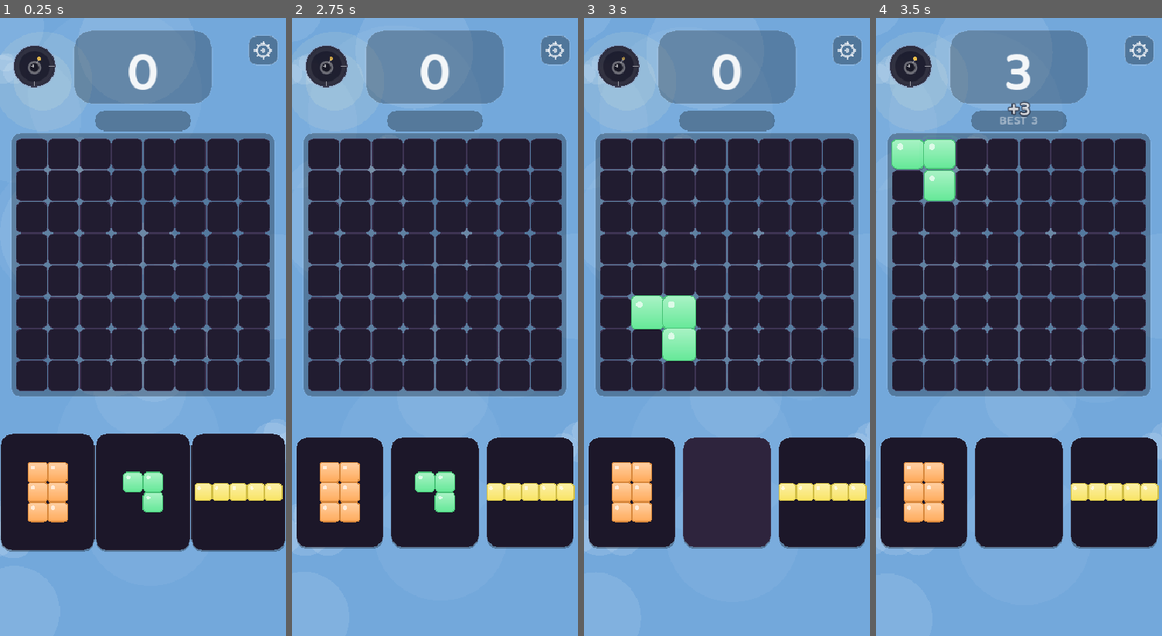
Above: before the commit, frames 1-4 (left to right).
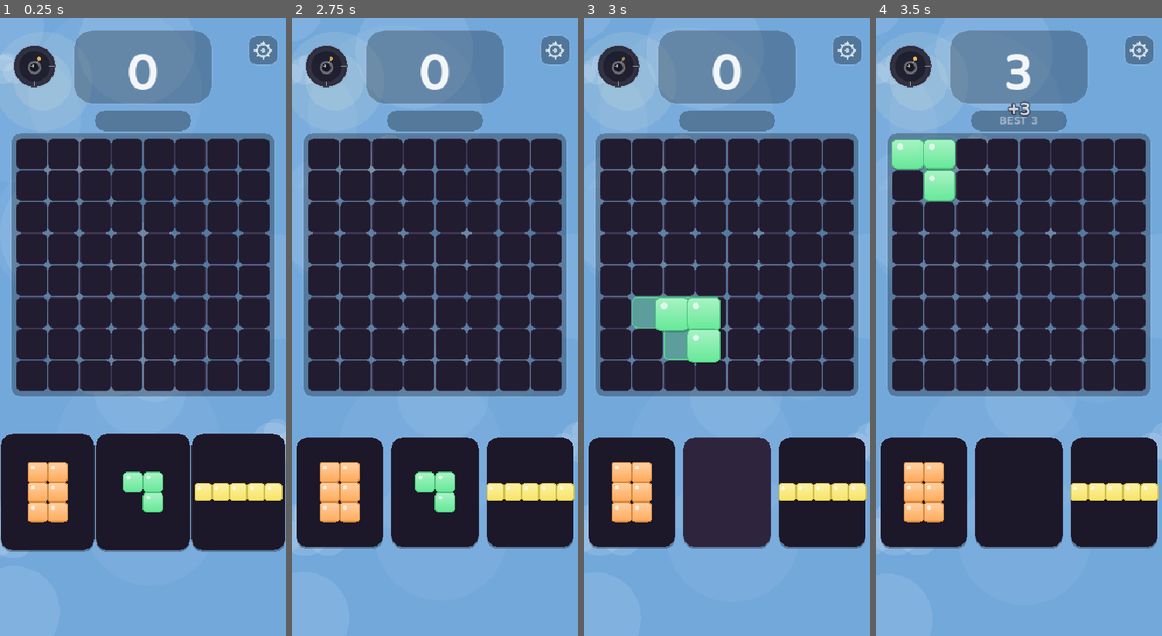
Above: after the commit, the same moments.

Repository: XSideZ/stax-game
Game: Godot game, scene res://scenes/Game.tscn
The game is run twice, just before and just after one commit, with the same random seed, the same clock (stepped at 60 frames per second) and the same inputs. This scene is started directly instead of the project's main scene.
Inputs (mouse positions are in pixels of both pictures, inside the frame that each line leads up to):
- Up to frame 1 (0.25 s): no input
- Up to frame 2 (2.75 s): move the mouse to (497, 296) at 0.52 s; click (497, 296) at 0.67 s; tap Enter at 1.25 s; drag from (377, 357) to (420, 450) at 1.27 s; tap Space at 2 s; move the mouse to (463, 191) at 2.02 s; click (463, 191) at 2.17 s
- Up to frame 3 (3 s): tap Enter at 2.75 s; drag from (712, 450) to (641, 234) at 2.77 s
- Up to frame 4 (3.5 s): no input

Frames 1-2 are identical in both runs. In frame 3, 2.0% of the frame differs, in the area x 16-49%, y 44-56%; in frame 4, nothing differs.

Commit message:
Score count-up, big-L corner piece, free-follow drag + snappy shadow, hover haptic
- Score now counts up to its target (label chases the real score) instead of snapping
- Added the big corner 'L' (5 cells, two 3-long arms), all 4 rotations
- Dragged piece follows the finger freely (no grid-snap); the board ghost stays the
  crisp snappy shadow showing exactly where it lands
- Light haptic tick each time the shadow moves onto a new valid placement spot

Co-Authored-By: Claude Fable 5 <noreply@anthropic.com>

Diff:
--- a/scripts/Game.gd
+++ b/scripts/Game.gd
@@ -43,6 +43,11 @@
 	[[1,0],[0,1]],
 	[[0,0],[1,1],[2,2]],
 	[[2,0],[1,1],[0,2]],
+	# Big corner "L" — two 3-long arms sharing a corner (5 cells), all 4 rotations
+	[[0,0],[0,1],[0,2],[1,2],[2,2]],
+	[[0,0],[1,0],[2,0],[0,1],[0,2]],
+	[[0,0],[1,0],[2,0],[2,1],[2,2]],
+	[[2,0],[2,1],[0,2],[1,2],[2,2]],
 ]
 
 const COLORS: Array = [
@@ -141,6 +146,13 @@
 var power_pulse : float = 0.0     # orb flash right after firing
 var fx_layer    : Node2D          # top layer for bomb/laser/gravity effects
 var effects     : Array = []      # active visual effects
+
+# Drag-hover haptic: buzz once each time we move onto a new valid placement
+var last_hover_snap  : Vector2i = Vector2i(-99, -99)
+var last_hover_valid : bool     = false
+
+# Score count-up: the label chases the real score so it flies up instead of jumping
+var disp_score : float = 0.0
 
 # Theme / background
 var theme_idx     : int    = 0
@@ -280,6 +292,13 @@
 	if power_pulse > 0.0:
 		power_pulse = maxf(power_pulse - delta * 2.0, 0.0)
 
+	# Score count-up: the displayed number flies toward the real score
+	if disp_score != float(score):
+		disp_score = lerpf(disp_score, float(score), clampf(delta * 14.0, 0.0, 1.0))
+		if absf(float(score) - disp_score) < 1.0:
+			disp_score = float(score)
+		score_label.text = str(int(round(disp_score)))
+
 	queue_redraw()
 	drag_layer.queue_redraw()
 
@@ -508,6 +527,7 @@
 	pieces = GameState.save_pieces.duplicate(true)
 	placed = GameState.save_placed.duplicate()
 
+	disp_score = float(score)   # show restored score instantly, no count-up
 	score_label.text = str(score)
 	_update_combo_label()
 	grid.queue_redraw()
@@ -561,6 +581,7 @@
 		dragging_slot = slot
 		drag_pos      = pos
 		drag_pop_t    = 1.0
+		last_hover_valid = false   # so the first valid hover this drag ticks
 		Sfx.play_pickup()
 		queue_redraw()
 
@@ -619,7 +640,6 @@
 			_show_board_clear_popup()
 
 		score += gained
-		score_label.text = str(score)
 		GameState.submit_score(score)
 		_check_achievements(lines)
 		_refresh_best()
@@ -793,7 +813,6 @@
 		Sfx.play_board_clear()
 		_show_board_clear_popup()
 	score += pts
-	score_label.text = str(score)
 	GameState.submit_score(score)
 	lines_cleared += lines
 	_check_achievements(lines)
@@ -872,8 +891,14 @@
 	var snap  : Vector2i = _get_snap(drag_pos + Vector2(0, -DRAG_LIFT), shape)
 	if grid.can_place(shape, snap.y, snap.x):
 		grid.set_ghost(shape, snap.y, snap.x, pieces[dragging_slot].color)
+		# Light tick each time the shadow lands on a NEW valid spot
+		if not last_hover_valid or snap != last_hover_snap:
+			_buzz(8)
+		last_hover_valid = true
+		last_hover_snap  = snap
 	else:
 		grid.clear_ghost()
+		last_hover_valid = false
 
 func _get_snap(pos: Vector2, shape: Array) -> Vector2i:
 	var min_c := 99; var max_c := 0
@@ -1532,26 +1557,17 @@
 	var lifted := drag_pos + Vector2(0, -DRAG_LIFT)
 	var shape : Array    = pieces[dragging_slot].shape
 	var color : Color    = pieces[dragging_slot].color
-	var snap  : Vector2i = _get_snap(lifted, shape)
-	# Only lock to the grid when the placement is actually valid — otherwise the
-	# piece follows the finger freely, so it cleanly snaps in only where it fits.
-	var valid : bool     = _is_over_grid(lifted) and grid.can_place(shape, snap.y, snap.x)
-
-	var ox : float
-	var oy : float
-
-	if valid:
-		ox = GRID_X + snap.x * GRID_STEP
-		oy = GRID_Y + snap.y * GRID_STEP
-	else:
-		var min_c := 99; var max_c := 0; var min_r := 99; var max_r := 0
-		for cell in shape:
-			if (cell[0] as int) < min_c: min_c = cell[0]
-			if (cell[0] as int) > max_c: max_c = cell[0]
-			if (cell[1] as int) < min_r: min_r = cell[1]
-			if (cell[1] as int) > max_r: max_r = cell[1]
-		ox = lifted.x - (max_c - min_c + 1) * GRID_STEP * 0.5 - min_c * GRID_STEP
-		oy = lifted.y - (max_r - min_r + 1) * GRID_STEP * 0.5 - min_r * GRID_STEP
+
+	# The dragged piece ALWAYS follows the finger freely (never grid-snaps) — the
+	# snappy board ghost is the precise "this is where it lands" shadow instead.
+	var min_c := 99; var max_c := 0; var min_r := 99; var max_r := 0
+	for cell in shape:
+		if (cell[0] as int) < min_c: min_c = cell[0]
+		if (cell[0] as int) > max_c: max_c = cell[0]
+		if (cell[1] as int) < min_r: min_r = cell[1]
+		if (cell[1] as int) > max_r: max_r = cell[1]
+	var ox : float = lifted.x - (max_c - min_c + 1) * GRID_STEP * 0.5 - min_c * GRID_STEP
+	var oy : float = lifted.y - (max_r - min_r + 1) * GRID_STEP * 0.5 - min_r * GRID_STEP
 
 	var draw_color : Color = color
 
